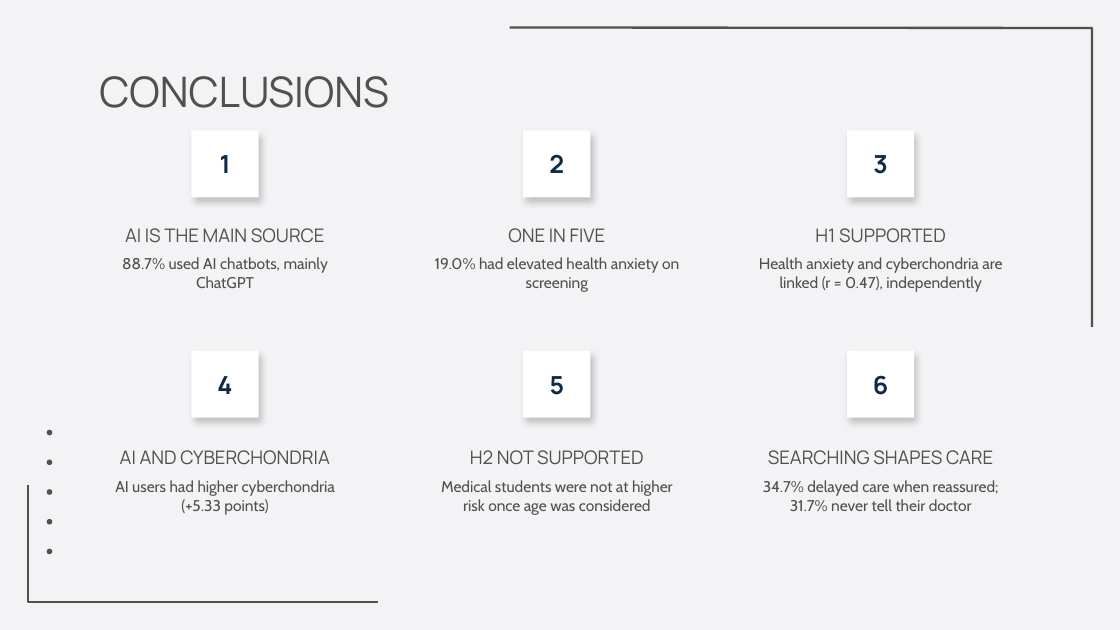
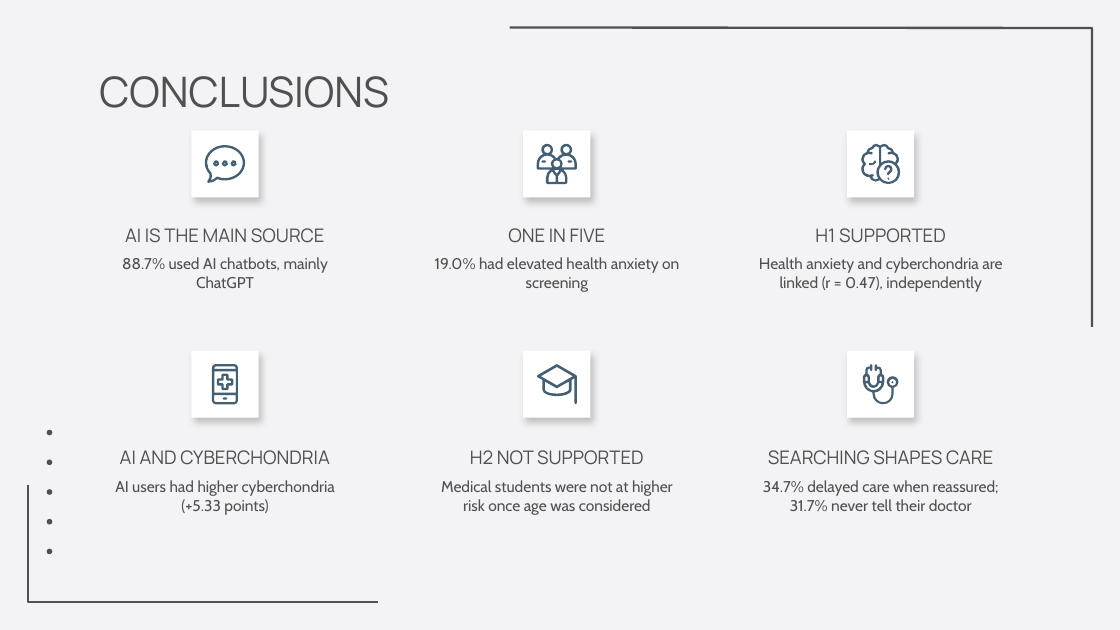
Before and after one commit to Yaseen279/History-Exam, a slide deck: slide 23 of research/output/study/slides/Defence_Slidesgo.pptx. Drawn at 1120x630 pixels with LibreOffice and Linux fonts; fonts in the diff are those of the drawing; background and template pictures are left out. Boxes give left, top, right and bottom in pixels: in the first picture for what was removed or moved away, otherwise in the second. Text is boxed around its words. In the diff, an @@ line names an element or a change of style, - is before the commit and + after.

```diff
--- a/research/output/study/slides/Defence_Slidesgo.pptx
+++ b/research/output/study/slides/Defence_Slidesgo.pptx
@@ freeform shape added at (536,143,577,184), fill #445F73 @@
@@ group added at (205,146,245,184): 4 freeform shapes @@
@@ text in rectangle at (220,155,231,173): text removed @@
-1
@@ freeform shape added at (541,160,545,162), fill #445F73 @@
@@ text in rectangle at (549,154,564,173): text removed @@
-2
@@ freeform shape added at (568,160,572,162), fill #445F73 @@
@@ text in rectangle at (873,155,887,174): text removed @@
-3
@@ group added at (861,143,900,184): 4 freeform shapes @@
@@ freeform shape added at (212,364,237,404), fill #445F73 @@
@@ text in rectangle at (217,376,232,394): text removed @@
-4
@@ freeform shape added at (217,374,234,391), fill #445F73 @@
@@ freeform shape added at (536,364,577,404), fill #445F73 @@
@@ text in rectangle at (550,376,565,395): text removed @@
-5
@@ freeform shape added at (862,364,898,404), fill #445F73 @@
@@ text in rectangle at (873,375,888,395): text removed @@
-6
@@ freeform shape added at (892,381,894,383), fill #445F73 @@
@@ freeform shape added at (223,398,227,400), fill #445F73 @@
```
Also in this commit, not shown: 9 other slides changed, 14 other files.
